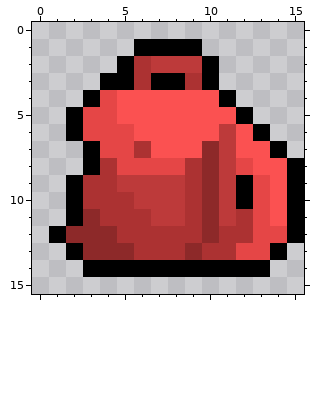
One commit to this pixel-art file: assets/map/tileset.aseprite. Above, as it was before the edit.
16x16 pixels, 1 frame.
New version:
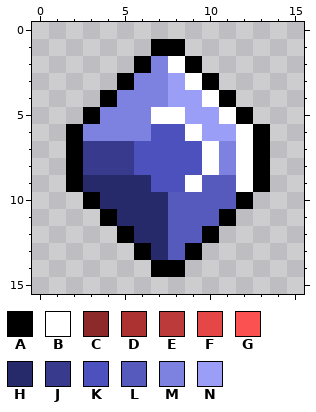
Palette (. is transparent): A #000000  B #ffffff  C #8d2929  D #ac3232  E #bd3a3a  F #e54646  G #fb5151  H #272a6a  J #373a8d  K #4d51bd  L #575abd  M #7d81e0  N #9a9ef6
The edit:
layer "Crystal" now shown
layer "Backpack Closed" removed
Changed rows in their new state; - is an unchanged pixel.
first column x 1:
 1 -----.--.------
 2 ----.AMBA.-----
 3 ---.-MMNB------
 4 --.AMMMNNB-----
 5 -.AMMMBBNNB----
 6 --MMMMKKBNNB---
 7 -AJJJKKKKBMBA.-
 8 -AJJJKKKKBMBA..
 9 --HHHHKKBLLBA..
10 -.AHHHHLLLL-...
11 -..AHHHLLLA....
12 ....AHHLLA.....
13 -....AHLA.....-
14 --....--.....--
Where, in picture pixels (left, top, right, bottom), the same in both pictures:
changed: (49, 39, 304, 277)
